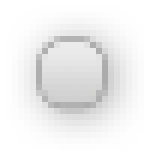
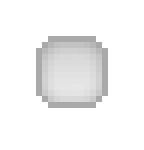
Revision of a layered 144 × 150 image; what changed, layer by layer:
showed group "inner pane" (2 layers) over [36, 36, 108, 108]
painted on "Calque 3 copie" over [36, 36, 108, 108]
hid group "outter pane" (2 layers) over [36, 36, 108, 114]
